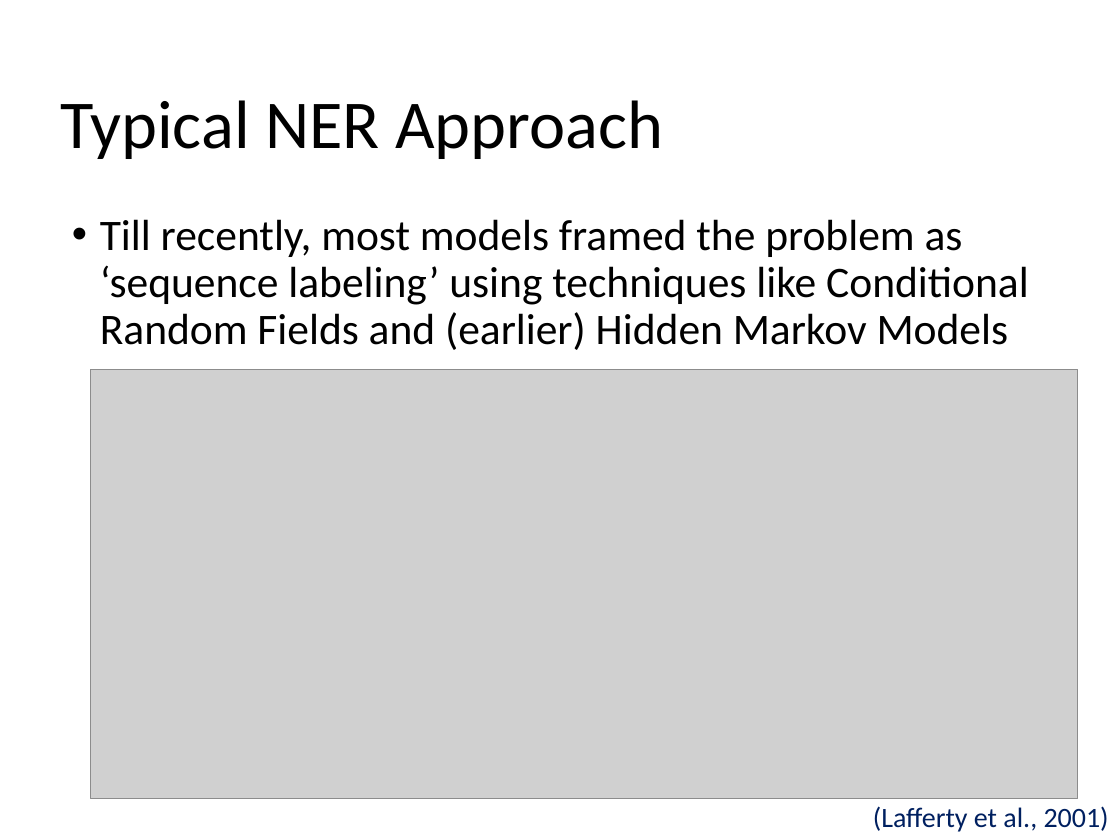
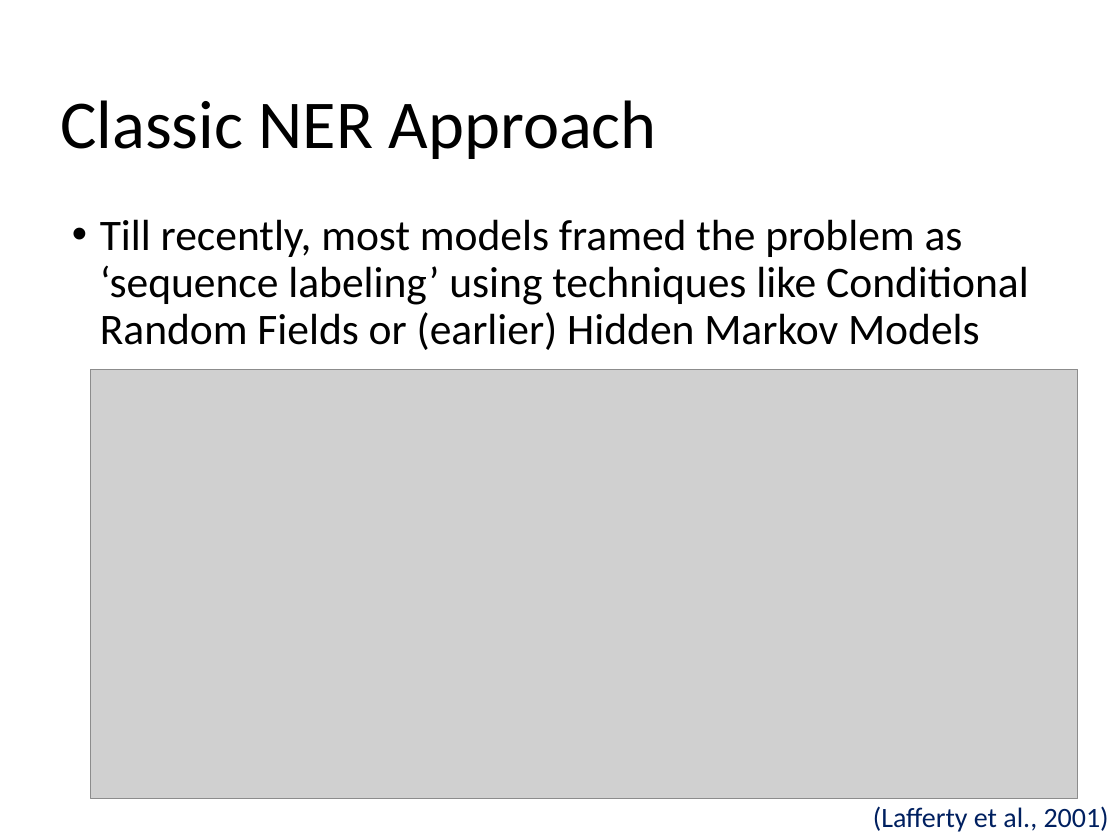
Before and after one commit to evhart/smasac-tutorial, a slide deck: slide 18 of slides/pptx/3-entity-extraction.pptx. Drawn at 1120x840 pixels with LibreOffice and Linux fonts; fonts in the diff are those of the drawing; grey boxes stand for pictures. Boxes give left, top, right and bottom in pixels: in the first picture for what was removed or moved away, otherwise in the second. Text is boxed around its words. In the diff, an @@ line names an element or a change of style, - is before the commit and + after.

```diff
--- a/slides/pptx/3-entity-extraction.pptx
+++ b/slides/pptx/3-entity-extraction.pptx
@@ title at (60, 100, 657, 159): text changed @@
-Typical NER Approach
+Classic NER Approach
@@ text at (100, 219, 1029, 350): text changed @@
-• Till recently, most models framed the problem as ‘sequence labeling’ using techniques like Conditional Random Fields and (earlier) Hidden Markov Models
+• Till recently, most models framed the problem as ‘sequence labeling’ using techniques like Conditional Random Fields or (earlier) Hidden Markov Models
```
Also in this commit, not shown: 16 other slides changed, 2 slides added, 1 other file.
